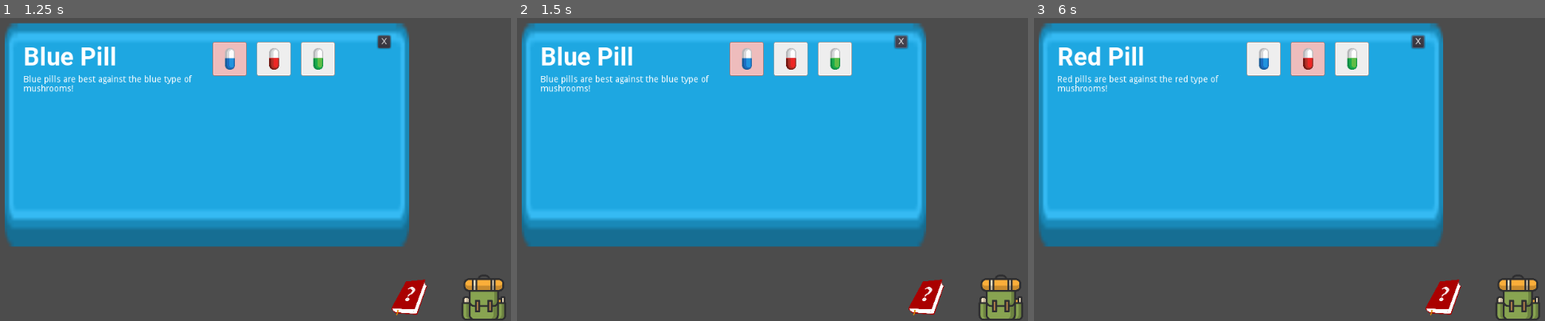
Above: before the commit, frames 1-3 (left to right).
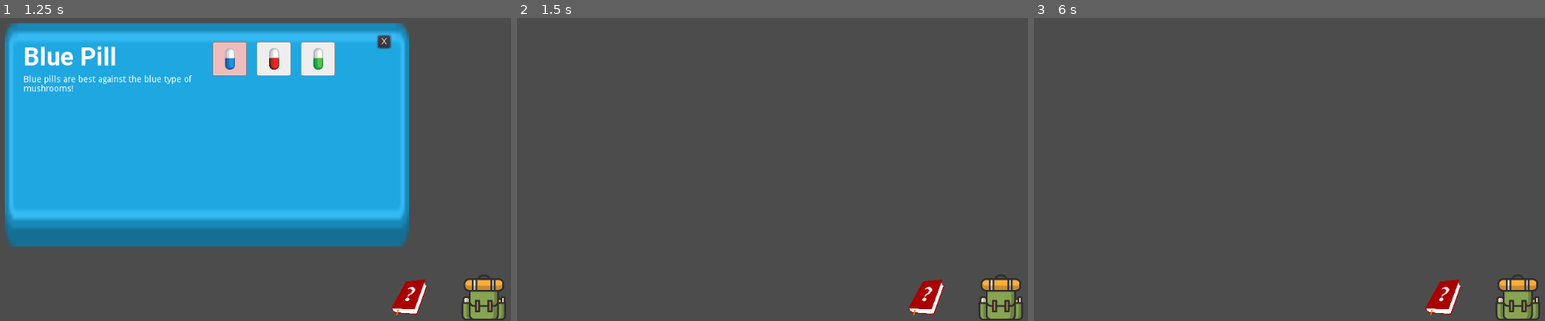
Above: after the commit, the same moments.

Repository: kleimaj/gaming-club-dev
Game: Godot game, scene res://Interface/HUD.tscn
The game is run twice, just before and just after one commit, with the same random seed, the same clock (stepped at 60 frames per second) and the same inputs.
Inputs (mouse positions are in pixels of both pictures, inside the frame that each line leads up to):
- Up to frame 1 (1.25 s): click (485, 296) at 0.5 s
- Up to frame 2 (1.5 s): click "X" at 1.25 s
- Up to frame 3 (6 s): click (1442, 296) at 2 s; click (1442, 296) at 2.75 s; click (1442, 296) at 3.5 s; move the mouse to (1381, 114) at 4.27 s; click (1381, 114) at 4.42 s; move the mouse to (1115, 154) at 5.02 s; click (1115, 154) at 5.17 s; move the mouse to (1304, 54) at 5.77 s; click (1304, 54) at 5.92 s

Frame 1 is identical in both runs. In frame 2, 58% of the frame differs, in the area x 0-81%, y 1-76%; in frame 3, 58%.

Commit message:
connects ExitButton to HUD.gd

Diff:
--- a/Interface/Backpack.gd
+++ b/Interface/Backpack.gd
@@ -5,6 +5,7 @@
 # The Selected Projectile Index (0, 1, or 2)
 var selected_idx = 0
 onready var grid = $Background/HBoxContainer/ItemGrid
+onready var ExitButton = $Background/ExitButton
 
 # Maps the Projectiles to its indices
 var ProjectileMap = {}
@@ -44,3 +45,8 @@
 	selected_pill = grid.get_child(idx).get_child(1)
 	$Background/HBoxContainer/ItemText/ItemName.bbcode_text = "[b]%s[/b]" % selected_pill.name
 	$Background/HBoxContainer/ItemText/ItemDescription.bbcode_text = ItemDisplay[selected_pill.name]
+
+
+func _on_ExitButton_pressed():
+	# Connect ExitButton to HUD.gd close()
+	get_node("/root/HUD").close_backpack()
--- a/Interface/Backpack.tscn
+++ b/Interface/Backpack.tscn
@@ -187,3 +187,4 @@
 margin_right = -30.0001
 margin_bottom = 40.0
 text = "X"
+[connection signal="pressed" from="Background/ExitButton" to="." method="_on_ExitButton_pressed"]
--- a/Interface/HUD.gd
+++ b/Interface/HUD.gd
@@ -1,10 +1,23 @@
 extends Control
 
-var inventoryIsOpen = false
+var backpackIsOpen = false
 var bookIsOpen = false
 
+onready var Backpack = $CanvasLayer/Backpack
+
+# On default, set backpack and book visibility to false
+#func _ready():
+#	set_backpack(backpackIsOpen)
+
 func _on_BackpackButton_pressed():
-	pass
+	backpackIsOpen  = !backpackIsOpen
+	set_backpack(backpackIsOpen)
+
+func set_backpack(isOpen: bool):
+	Backpack.visible = isOpen
+
+func close_backpack():
+	Backpack.visible = false
 
 func _on_BookButton_pressed():
 	pass
--- a/Interface/HUD.tscn
+++ b/Interface/HUD.tscn
@@ -14,6 +14,8 @@
 }
 
 [node name="CanvasLayer" type="CanvasLayer" parent="."]
+
+[node name="Backpack" parent="CanvasLayer" instance=ExtResource( 4 )]
 
 [node name="BackpackButton" type="TextureButton" parent="CanvasLayer"]
 anchor_left = 1.0
@@ -44,7 +46,5 @@
 __meta__ = {
 "_edit_use_anchors_": false
 }
-
-[node name="Backpack" parent="CanvasLayer" instance=ExtResource( 4 )]
 [connection signal="pressed" from="CanvasLayer/BackpackButton" to="." method="_on_BackpackButton_pressed"]
 [connection signal="pressed" from="CanvasLayer/BookButton" to="." method="_on_BookButton_pressed"]
